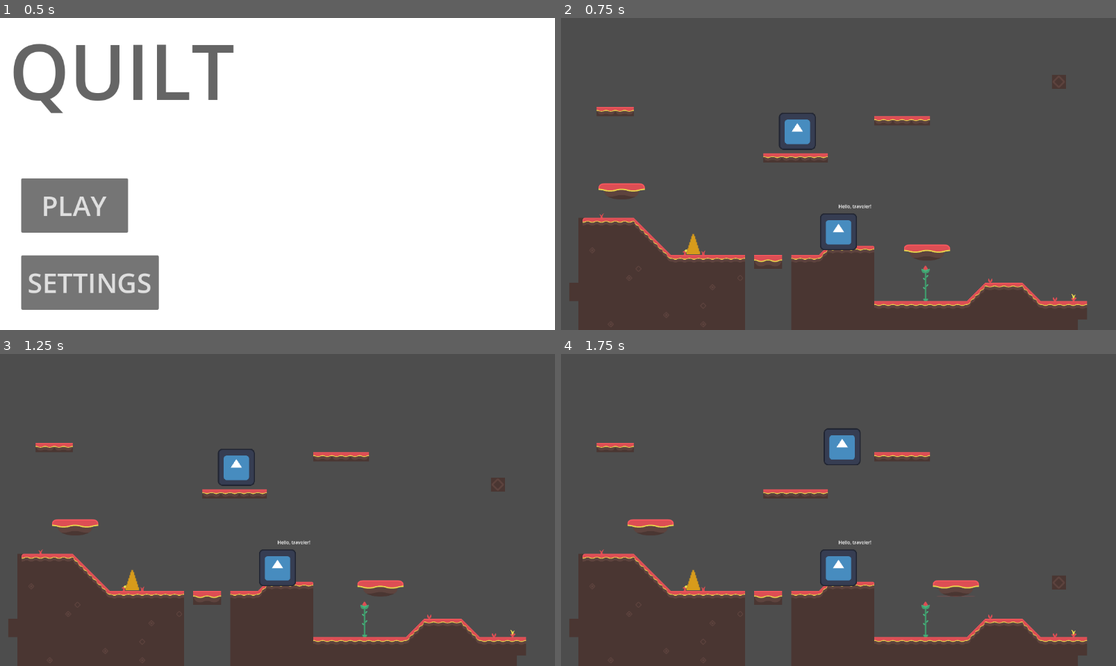
Above: before the commit, frames 1-4 (two rows, left to right).
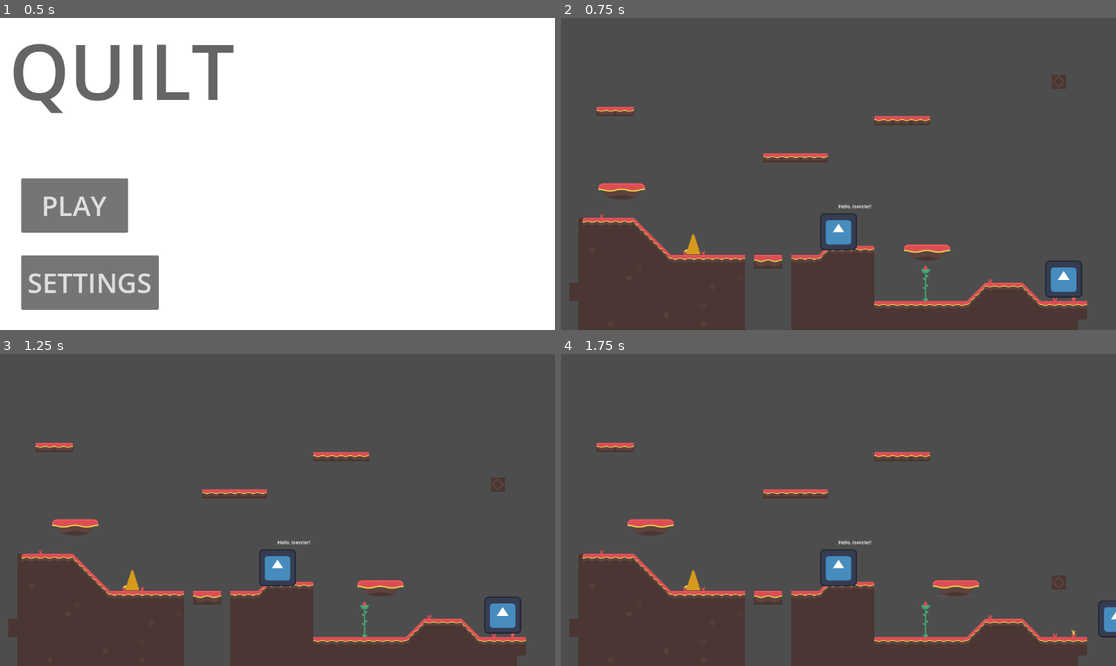
Above: after the commit, the same moments.

Repository: unsaltedkale/Quilt
Game: Godot game, scene res://main.tscn
Same seed, same stepped clock (60 frames per second), same inputs: the game is played once before the commit and once after it. The engine's default icon, where the game draws it, is replaced by a stand-in: a white triangle on a blue panel in a dark square.
Inputs (mouse positions are in pixels of both pictures, inside the frame that each line leads up to):
- Up to frame 1 (0.5 s): no input
- Up to frame 2 (0.75 s): click "PLAY" at 0.5 s
- Up to frame 3 (1.25 s): no input
- Up to frame 4 (1.75 s): move the mouse to (960, 494) at 1.27 s; hold D (move_right) from 1.28 s (still down); click (960, 494) at 1.35 s; tap Space (jump) at 1.52 s

Frame 1 is identical in both runs. In frame 2, 1.0% of the frame differs, in the area x 39-94%, y 30-90%; in frame 3, 1.0%; in frame 4, 0.7%.

Commit message:
WorkedOnFallingObjects

Diff:
--- a/Elena/Scenes/fallingobject.tscn
+++ b/Elena/Scenes/fallingobject.tscn
@@ -1,16 +1,20 @@
-[gd_scene load_steps=4 format=3 uid="uid://d8pa8gykvlst"]
+[gd_scene load_steps=5 format=3 uid="uid://d8pa8gykvlst"]
 
 [ext_resource type="Script" uid="uid://bnrx6sp27287e" path="res://Elena/Scripts/fallingobject.gd" id="1_xob57"]
 [ext_resource type="Texture2D" uid="uid://nycislmjusp8" path="res://Resources/tilesheet_complete.png" id="2_a5jbd"]
 
 [sub_resource type="RectangleShape2D" id="RectangleShape2D_fd3yo"]
-size = Vector2(53, 52)
+size = Vector2(46.5, 46)
+
+[sub_resource type="RectangleShape2D" id="RectangleShape2D_mi2kw"]
+size = Vector2(113, 116)
 
 [node name="fallingobject" type="RigidBody2D"]
 script = ExtResource("1_xob57")
+metadata/_edit_group_ = true
 
 [node name="CollisionShape2D" type="CollisionShape2D" parent="."]
-position = Vector2(-1.5, -1)
+position = Vector2(-0.5, 0)
 scale = Vector2(2, 2)
 shape = SubResource("RectangleShape2D_fd3yo")
 
@@ -19,3 +23,9 @@
 texture = ExtResource("2_a5jbd")
 region_enabled = true
 region_rect = Rect2(8, 72, 48, 48)
+
+[node name="Area2D" type="Area2D" parent="."]
+
+[node name="CollisionShape2D" type="CollisionShape2D" parent="Area2D"]
+position = Vector2(-0.5, 1)
+shape = SubResource("RectangleShape2D_mi2kw")
--- a/Elena/Scripts/fallingobject.gd
+++ b/Elena/Scripts/fallingobject.gd
@@ -1,33 +1,12 @@
 extends RigidBody2D
 
-@export var damage: int = 10
-@export var break_effect_scene: PackedScene
+@export var damage_amount: int = 5
 
 func _ready():
-	self.body_entered.connect(_on_body_entered)
+	var damage_area = $DamageArea
+	if damage_area:
+		damage_area.connect("body_entered", Callable(self, "_on_body_entered"))
 
 func _on_body_entered(body: Node) -> void:
-	if body.is_in_group("Player"):
-		if body.has_method("take_damage"):
-			body.take_damage(damage)
-		queue_free()
-
-	elif body.is_in_group("Ground") or body is TileMapLayer:
-		# For TileMap, we might want to check tile type optionally
-		if body is TileMapLayer:
-			# Optionally, check tile at contact point (not mandatory)
-			var tile_pos = body.world_to_map(global_position)
-			var tile_id = body.get_cell(tile_pos.x, tile_pos.y)
-			# If tile_id != -1 (means a tile is there), break
-			if tile_id != -1:
-				_break_object()
-		else:
-			# Ground node, break directly
-			_break_object()
-
-func _break_object():
-	if break_effect_scene:
-		var effect = break_effect_scene.instantiate()
-		effect.global_position = global_position
-		get_tree().current_scene.add_child(effect)
-	queue_free()
+	if body.has_method("take_damage"):
+		body.take_damage(damage_amount)
--- a/Emily WIP/Scripts/player.gd
+++ b/Emily WIP/Scripts/player.gd
@@ -10,8 +10,8 @@
 var health_script: Node
 
 func _ready():
-	health_script = $PlayerHealth  # Assumes you have a PlayerHealth node as a child
-	health_script.health = health_script.max_health  # Corrected variable name
+	health_script = $PlayerHealth
+	health_script.health = health_script.max_health
 
 func _physics_process(delta: float) -> void:
 	gravity_component.handle_gravity(self, delta)
--- a/main.tscn
+++ b/main.tscn
@@ -633,7 +633,7 @@
 script = ExtResource("3_1bvp3")
 
 [node name="Player" parent="." instance=ExtResource("5_lquwl")]
-position = Vector2(4692, 1685)
+position = Vector2(6516, 2758)
 scale = Vector2(2, 2)
 
 [node name="MovingPlatform" parent="." instance=ExtResource("7_272bh")]
